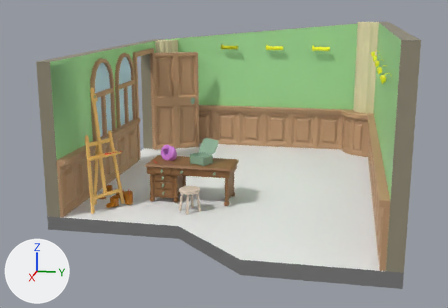
A saved change to the FBX model Assets/Meshes/MA_Studio.fbx.
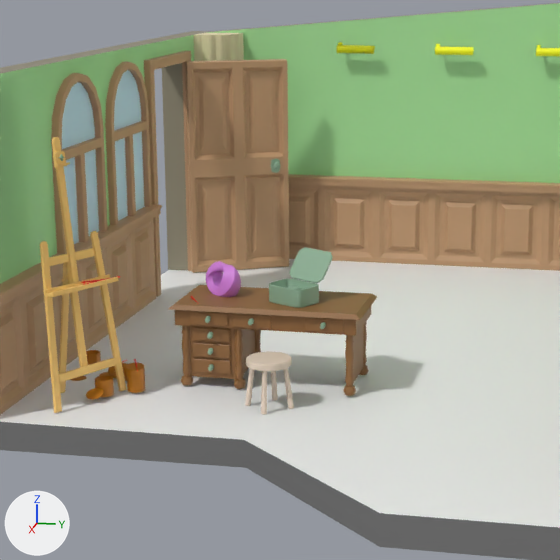
Each version is shown whole from a 50 mm lens placed at (12.13, 2.01, 3.52), pointed at (0.68, -0.28, 0.66), then close up on the part from 15% to 72% of the width and 8% to 91% of the height. The lights are fixed; the arrows at lower left show +X, +Y and +Z. Where no turn or scale is listed for an object, it has been applied to the vertices. Vertices at the same position are counted once.

Objects in the first close-up: 'pDesk', 'pDoor', 'pFloor', 'pMobeus', 'pPaintBuckets', 'pPaintBuckets1', 'pPillars', 'pRegister', 'pStaffli', 'pStool', 'pWallWood', 'pWalls', 'pWindows'.
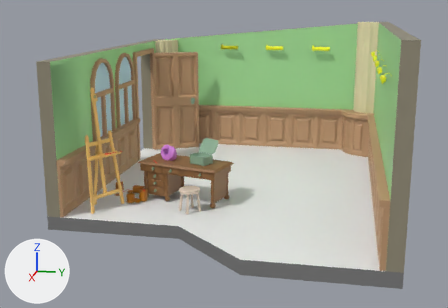
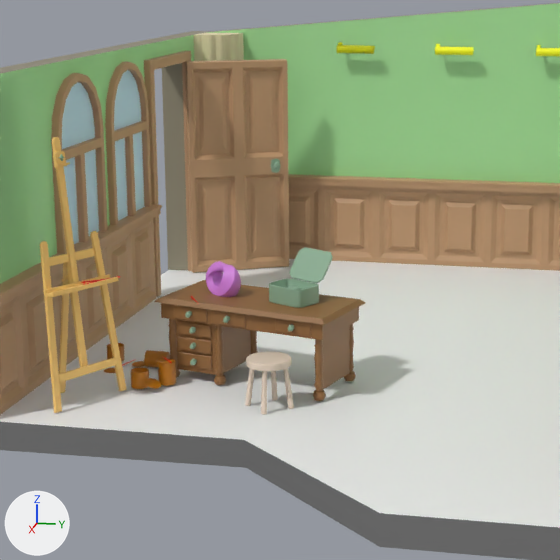
Changed parts and their boxes [x1, y1, x2, y2] in the close-ups (560 x 560 px; the box of a moved part takes in the faces that stretch with it):
'pDesk', moved, turned: before [169, 285, 377, 396]; after [154, 280, 365, 401]
'pPaintBuckets', reshaped (23% narrower, 16% shorter): before [86, 363, 145, 399]; after [131, 359, 176, 389]
'pPaintBuckets1', moved, turned: before [70, 350, 128, 381]; after [104, 343, 170, 373]
part 1 of me_mesh_010, moved or reshaped: before [95, 375, 114, 397]; after [131, 368, 149, 389]
part 2 of me_mesh_010, moved or reshaped: before [86, 388, 104, 399]; after [144, 378, 161, 389]
part 3 of me_mesh_010, moved or reshaped: before [126, 363, 144, 370]; after [156, 359, 173, 364]
part 4 of me_mesh_010, moved or reshaped: before [127, 368, 145, 393]; after [158, 359, 176, 386]

The change, as a list of edits to the scene's bpy script:
```text
Change me_mesh_010:
    where me_mesh_010.from_pydata(...)  # 320 vertices, 360 faces; spans x 1.986..2.436, y -2.04..-1.653, z 0.018..0.225
    used by ob_ppaintbuckets; location = (0.0, 0.0, 0.0)
    me_mesh_010 part 1: the loose piece of 98 vertices spanning x 2.167..2.316, y -2.013..-1.864, z 0.018..0.157 is turned 82.9 degrees about the z axis through its middle, then moved by (-0.261, 0.21, 0.0)
    me_mesh_010 part 2: the loose piece of 62 vertices spanning x 2.308..2.436, y -2.04..-1.897, z 0.036..0.095 is turned 82.9 degrees about the z axis through its middle, then moved by (-0.345, 0.366, 0.0)
    me_mesh_010 part 3: the loose piece of 62 vertices spanning x 1.986..2.133, y -1.81..-1.662, z 0.2..0.225 is turned 127.8 degrees about the z axis through its middle, then moved by (-0.182, 0.188, 0.0)
    me_mesh_010 part 4: the loose piece of 98 vertices spanning x 2.01..2.154, y -1.798..-1.653, z 0.018..0.207 is turned 127.8 degrees about the z axis through its middle, then moved by (-0.227, 0.189, 0.0)
Change ob_pdesk:
    ob_pdesk.location: (0.0, 0.0, 0.0) -> (0.227, 0.249, 0.0)
    ob_pdesk.rotation_euler: (1.571, 0.0, 0.0) -> (1.571, 0.0, -0.254)  # degrees (90, 0, 0) -> degrees (90, 0, -15)
Change ob_ppaintbuckets1:
    ob_ppaintbuckets1.location: (1.448, -2.012, 0.121) -> (1.104, -1.956, 0.121)
    ob_ppaintbuckets1.rotation_euler: (1.571, 0.0, 0.0) -> (1.571, 0.0, 0.355)  # degrees (90, 0, 0) -> degrees (90, 0, 20)
```
